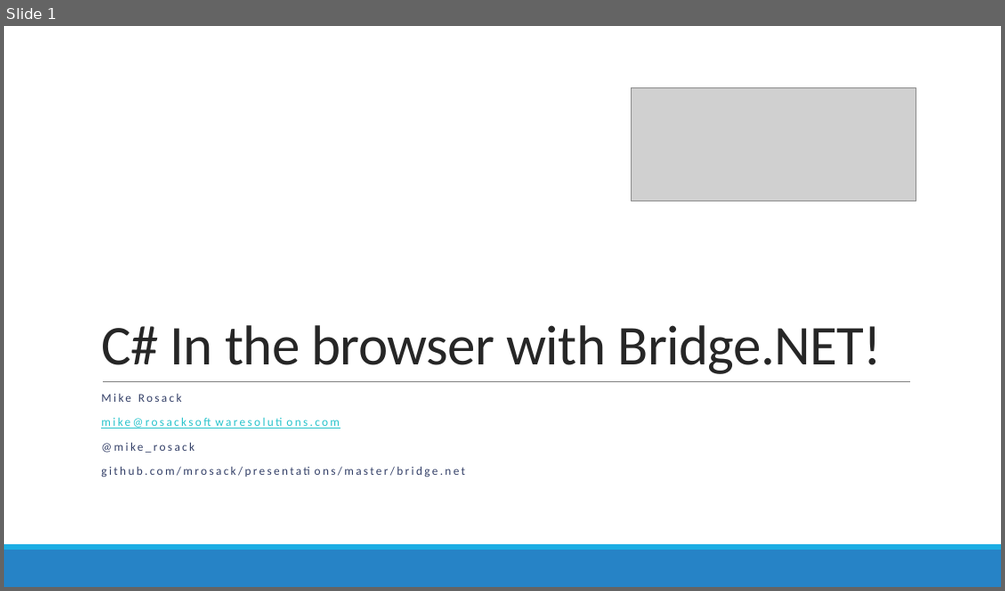
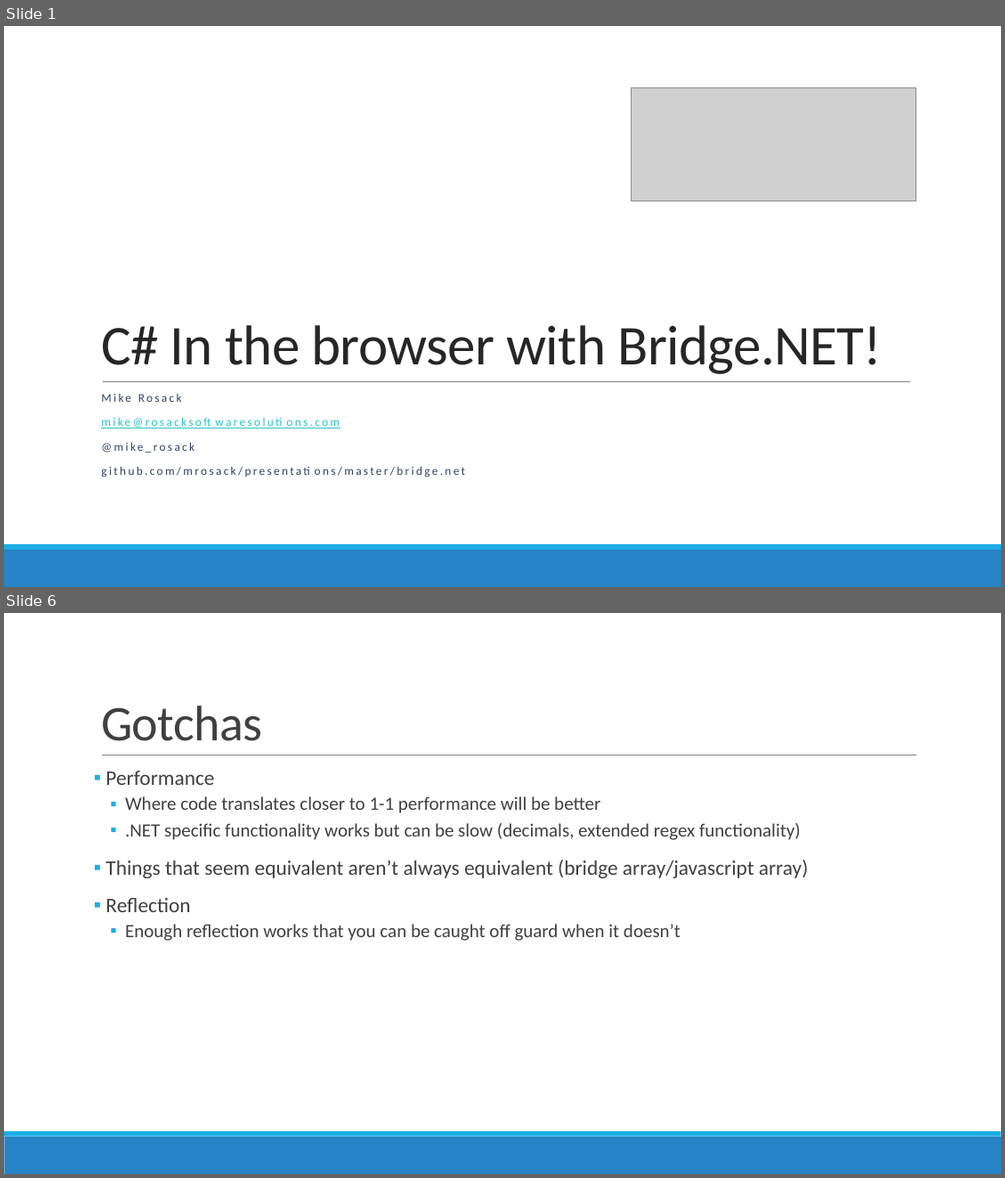
Before and after one commit to mrosack/presentations, a slide deck: bridge.net/bridge-net.pptx. Shown one above the other, each under a label of ours: slide 1 before the commit, slides 1 and 6 after it; the slides between them are not shown. The pictures are 1005x591 and 1005x1178 pixels, drawn with LibreOffice and Linux fonts; fonts in the diff are those of the drawing; grey boxes stand for pictures. Boxes give left, top, right and bottom in pixels: in the first picture for what was removed or moved away, otherwise in the second. Text is boxed around its words. In the diff, an @@ line names an element or a change of style, - is before the commit and + after.

```diff
--- a/bridge.net/bridge-net.pptx
+++ b/bridge.net/bridge-net.pptx
@@ slide 6 added at bbox=[4, 613, 1001, 1174], background #FFFFFF; not listed: 2 template elements that a slide beside it also shows @@
@@ title added at bbox=[101, 706, 262, 741], 48 pt, text #404040 @@
+Gotchas
@@ line added from (102, 755) to (917, 755), #808080 0.5 pt @@
@@ text added at bbox=[105, 771, 808, 941], 18 pt, text #404040 @@
+▪ Performance
+  ▪ Where code translates closer to 1-1 performance will be better
+  ▪ .NET specific functionality works but can be slow (decimals, extended regex functionality)
+▪ Things that seem equivalent aren’t always equivalent (bridge array/javascript array)
+▪ Reflection
+  ▪ Enough reflection works that you can be caught off guard when it doesn’t
```
Also in this commit, not shown: 11 other slides added, 1 slide removed.
